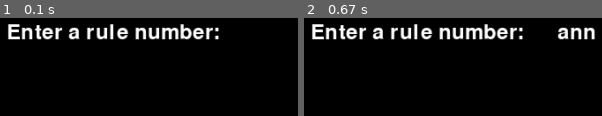
Above: before the commit, frames 1-2 (left to right).
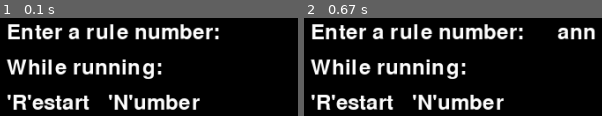
Above: after the commit, the same moments.

Repository: genewitch/opensource
Game: pygame game, started from elementalautomata.py
The game is run twice, just before and just after one commit, with the same random seed, the same clock (stepped at 60 frames per second) and the same inputs.
Inputs:
- Up to frame 1 (0.1 s): no input
- Up to frame 2 (0.67 s): type "ann" at 0.33 s

The runs differ from the first frame. In frame 1, 9.9% of the frame differs, in the area x 2-68%, y 41-94%; in frame 2, 9.9%.

Commit message:
redid prompt

Diff:
--- a/elementalautomata.py
+++ b/elementalautomata.py
@@ -53,8 +53,15 @@
                     user_input += event.unicode
 
         # Render input text
-        prompt = font.render("Enter a rule number:", True, (255, 255, 255))
-        screen.blit(prompt, (20, 20))
+        pt = "Enter a rule number:\n"
+        pt += "While running:\n"
+        pt += "'R'estart   'N'umber\n"
+        lines = pt.split('\n')
+        y = 20
+        for line in lines:
+            prompt = font.render(line, True, (255, 255, 255))
+            screen.blit(prompt, (20, y))
+            y+=40
         input_box = font.render(user_input, True, (255, 255, 255))
         screen.blit(input_box, (300, 20))
         pygame.display.flip()
